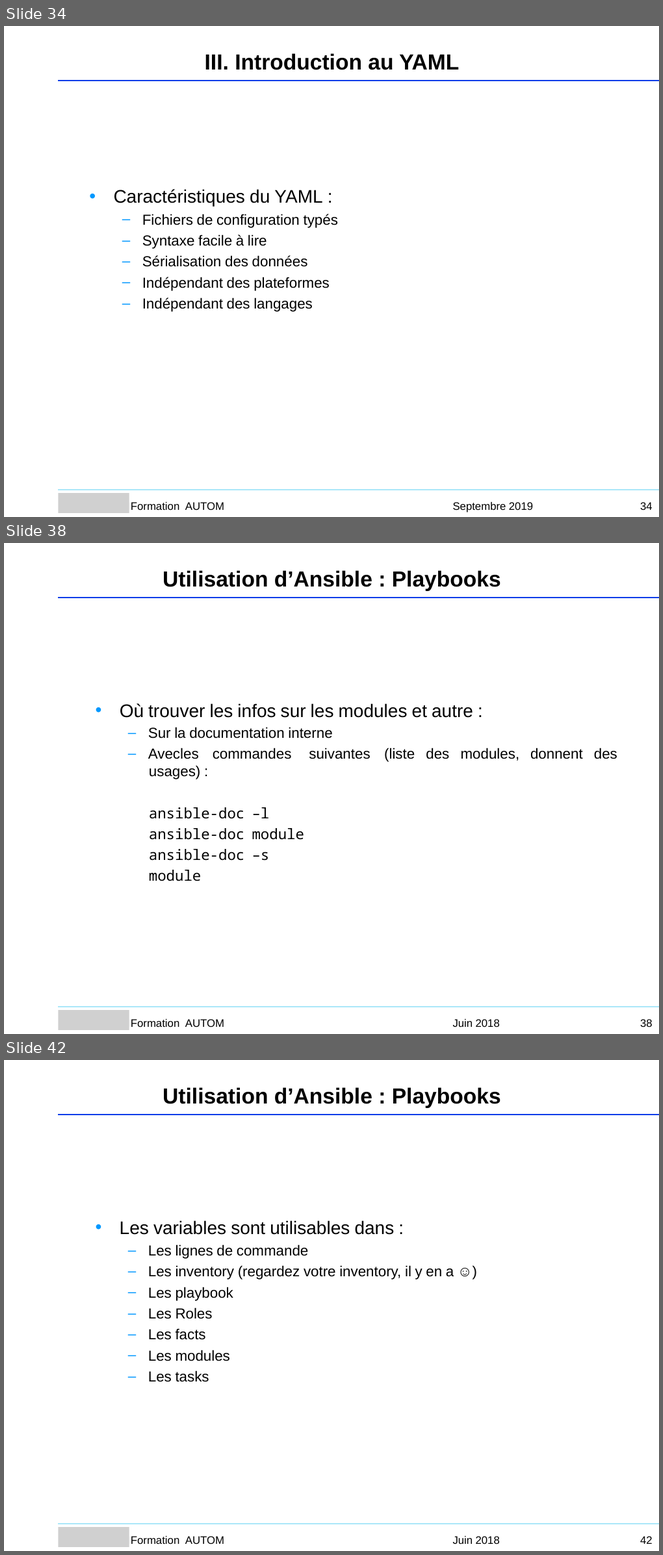
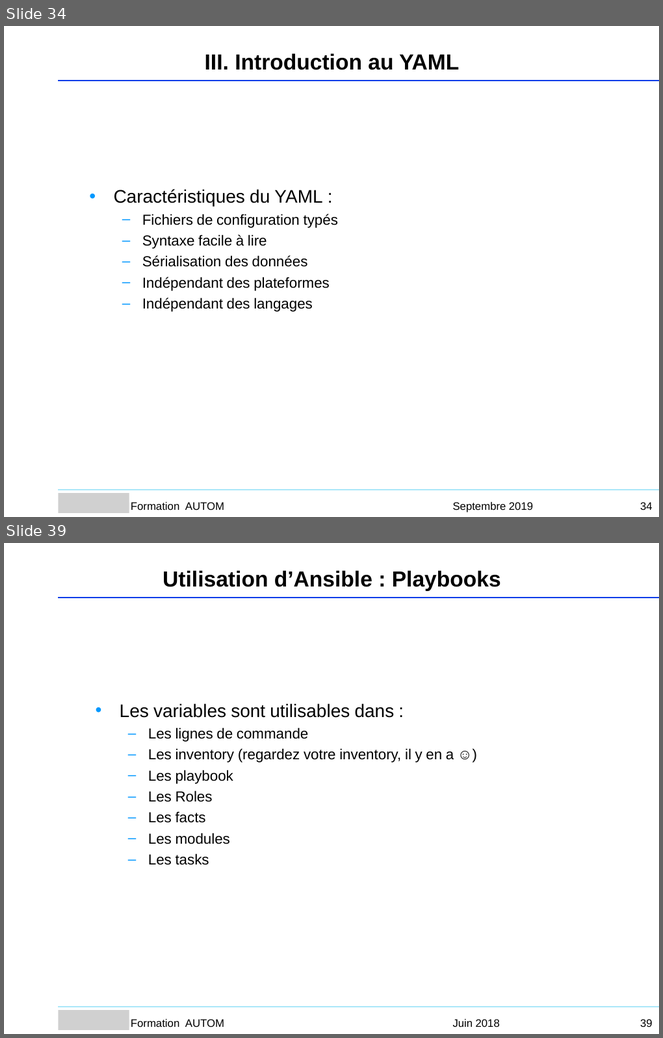
Before and after one commit to Sputnik93/cours_ansible, a slide deck: Ansible_support_cours_AGO.ppt. Shown one above the other, each under a label of ours: slides 34, 38 and 42 before the commit, slides 34 and 39 after it; the slides between them are not shown. The pictures are 663x1555 and 663x1038 pixels, drawn with LibreOffice and Linux fonts; fonts in the diff are those of the drawing; grey boxes stand for pictures; background and template pictures are left out. Boxes give left, top, right and bottom in pixels: in the first picture for what was removed or moved away, otherwise in the second. Text is boxed around its words. In the diff, an @@ line names an element or a change of style, - is before the commit and + after.

```diff
--- a/Ansible_support_cours_AGO.ppt
+++ b/Ansible_support_cours_AGO.ppt
@@ slide 38 removed at box(4, 543, 659, 1034), background #FFFFFF @@
@@ text removed at box(163, 570, 501, 591) @@
-Utilisation d’Ansible : Playbooks
@@ freeform shape removed at box(59, 598, 659, 598) @@
@@ text removed at box(120, 704, 473, 718) @@
-• Où trouver les infos sur les modules et autre :
@@ text removed at box(148, 727, 370, 759) @@
-– Sur la documentation interne
-– Avec les commandes suivantes
@@ text removed at box(384, 748, 415, 762) @@
-(liste
@@ text removed at box(426, 748, 520, 761) @@
-des modules,
@@ text removed at box(530, 748, 618, 759) @@
-donnent des
@@ text removed at box(149, 765, 304, 882) @@
-usages) :
-ansible-doc –l ansible-doc module ansible-doc –s module
@@ freeform shape removed at box(59, 1007, 659, 1007) @@
@@ picture removed at box(59, 1011, 130, 1031) @@
@@ text removed at box(131, 1019, 224, 1027) @@
-Formation AUTOM
@@ text removed at box(453, 1019, 500, 1027) @@
-Juin 2018
@@ page number removed at box(640, 1019, 653, 1027) @@
-38
@@ what was slide 42 is now slide 39 @@
@@ page number at box(640, 1019, 653, 1027): text changed @@
-42
+39
```
Also in this commit, not shown: 1 slide changed, 3 slides added, 5 other slides removed, 1 other file.
